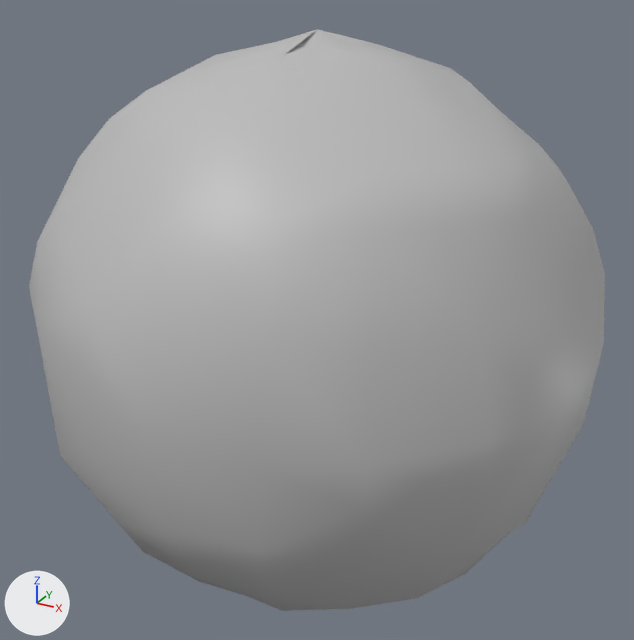
Two versions of the FBX model Assets/Game Assets/IMPORTS/skybox_lowpoly.fbx, one commit apart.
Both versions are drawn from a camera (50 mm lens) standing at (1.465, -2.666, 1.345) and looking at (0.0, -0.003, 0.013). The axes (+X, +Y, +Z) are drawn at lower left. The lights are the same throughout. Where no turn or scale is listed for an object, it has been applied to the vertices.

The older version as bpy lines, for what is in view:
```python
me_mesh = bpy.data.meshes.new('Mesh')
me_mesh.from_pydata(...)  # 191 vertices, 378 faces; spans x -1.03..1.04, y -1.04..1.04, z -1.03..1.06
me_mesh.materials.append(mat_lambert1)  # grey #bcbcbc
ob_psphere1 = bpy.data.objects.new('pSphere1', me_mesh)
ob_psphere1.location = (0.0, 0.0, 0.0)
```
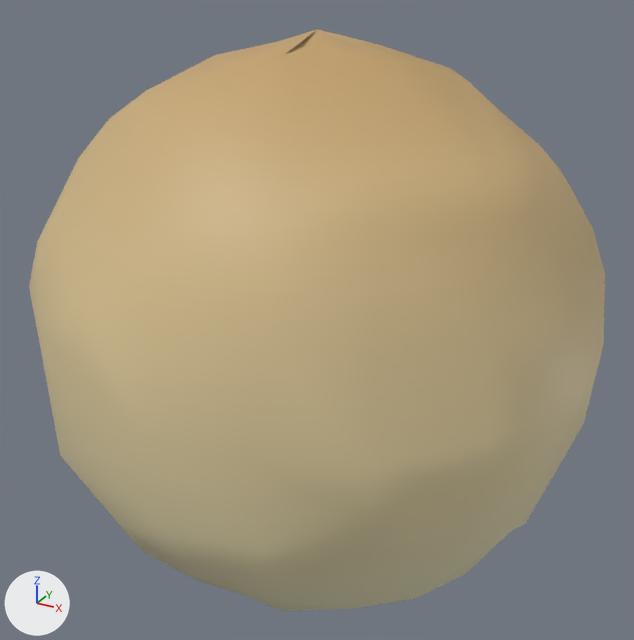
Location of each change, [x1, y1, x2, y2] in pixels of the pictures (634 x 640 px):
'pSphere1', recoloured (grey to beige): [29, 29, 605, 611] in both

Diff of the bpy script that builds the scene:
```diff
--- a/Assets/Game Assets/IMPORTS/skybox_lowpoly.fbx.py
+++ b/Assets/Game Assets/IMPORTS/skybox_lowpoly.fbx.py
@@ img_earth_mantle_png @@
+img_earth_mantle_png = load_image('earth_mantle.png', '../TEXTURES/environment/earth_mantle.png', 256, 256, 'sRGB')
@@ mat_phong2 @@
+mat_phong2 = principled_material('phong2')
+mat_phong2.texture = img_earth_mantle_png
+mat_phong2.roughness = 0.553
@@ me_mesh @@
 me_mesh.from_pydata(...)  # 191 vertices, 378 faces; spans x -1.03..1.04, y -1.04..1.04, z -1.03..1.06
-me_mesh.materials.append(mat_lambert1)  # grey #bcbcbc
+me_mesh.materials.append(mat_phong2)  # picture img_earth_mantle_png
```
